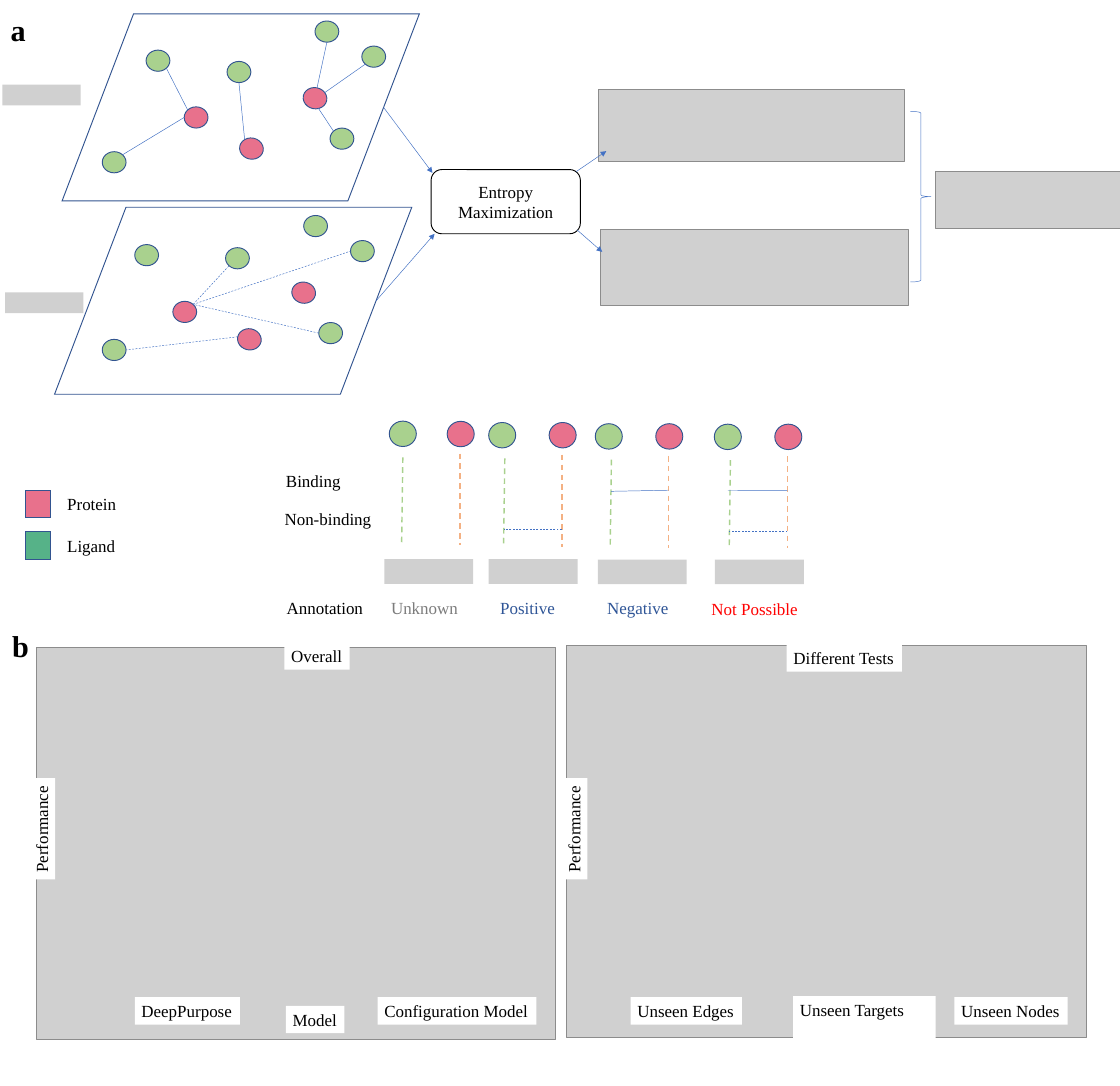
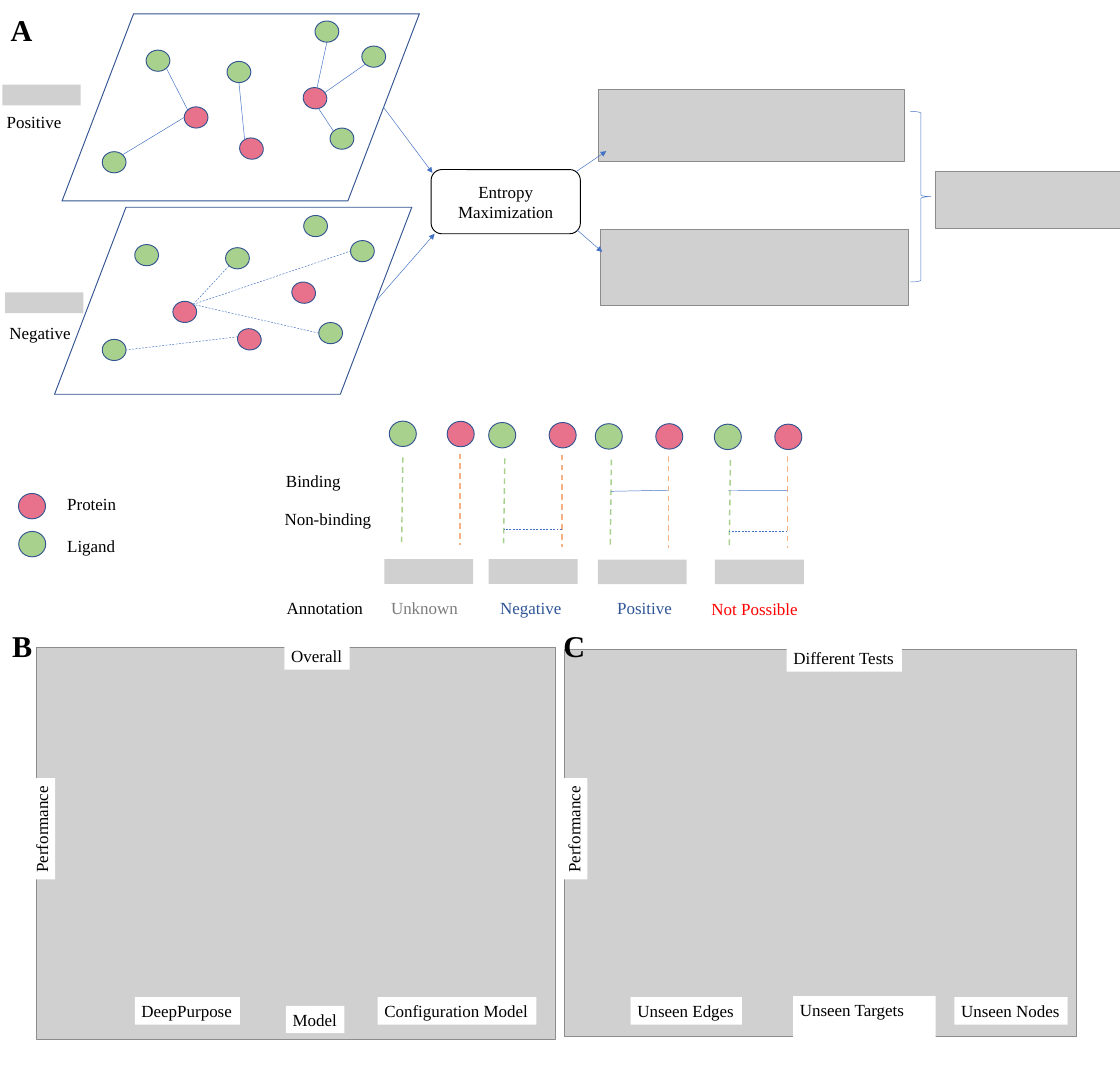
Before and after one commit to Barabasi-Lab/AI-Bind, a slide deck: slide 1 of Images/fig1b.pptx. Drawn at 1120x1086 pixels with LibreOffice and Linux fonts; fonts in the diff are those of the drawing; grey boxes stand for pictures. Boxes give left, top, right and bottom in pixels: in the first picture for what was removed or moved away, otherwise in the second. Text is boxed around its words. In the diff, an @@ line names an element or a change of style, - is before the commit and + after.

```diff
--- a/Images/fig1b.pptx
+++ b/Images/fig1b.pptx
@@ text at <box>11,21,33,41</box>: text changed @@
-a
+A
@@ text added at <box>7,117,62,128</box>, 18 pt, text #000000 @@
+Positive
@@ text added at <box>9,328,70,343</box>, 18 pt, text #000000 @@
+Negative
@@ ellipse: place and size @@
-ellipse at <box>25,491,50,518</box>
+ellipse at <box>18,493,45,519</box>
@@ ellipse at <box>18,493,45,519</box>: rectangle to ellipse @@
@@ ellipse added at <box>19,531,46,557</box>, fill #A9D18E, outline #325491 1 pt @@
@@ rectangle removed at <box>25,532,50,559</box> @@
@@ text "Negative": place and size @@
-text "Negative" at <box>607,603,668,618</box>
+text "Negative" at <box>500,603,561,618</box>
@@ text "Positive": place and size @@
-text "Positive" at <box>500,603,555,614</box>
+text "Positive" at <box>617,603,672,614</box>
@@ text at <box>12,637,32,657</box>: text changed @@
-b
+B
@@ text added at <box>563,633,585,662</box>, 32 pt, text #000000, bold @@
+C
@@ picture: place and size @@
-picture at <box>567,646,1086,1038</box>
+picture at <box>564,650,1077,1037</box>
```
Also in this commit, not shown: 21 other files.
